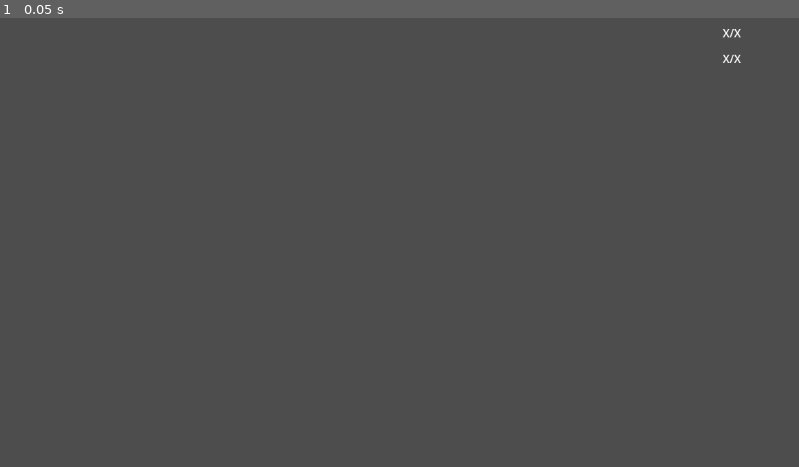
Above: before the commit, frame 1.
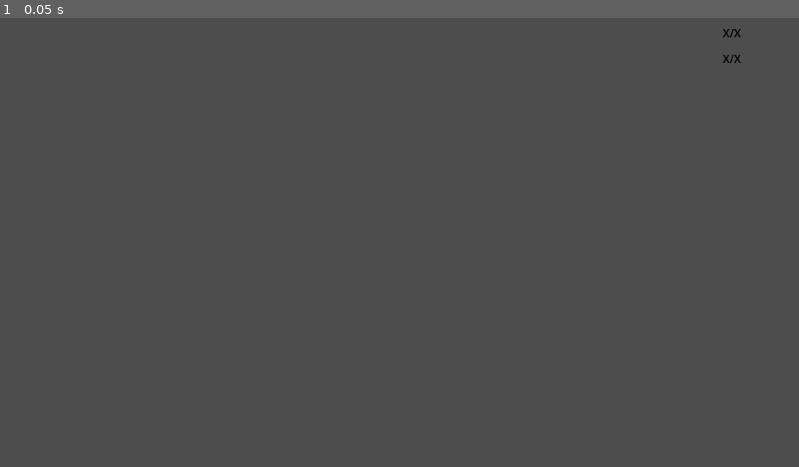
Above: after the commit, the same moment.

Repository: squirrelsoftcompany/LD54
Game: Godot game, scene res://_scenes/ui/InGameUI.tscn
Two runs of this game, one before a commit and one after it. Both use one fixed random seed, a clock stepped at 60 frames per second and the inputs below. This scene is started directly instead of the project's main scene.
Inputs:
- Up to frame 1 (0.05 s): no input

The runs differ from the first frame. In frame 1, less than 0.1% of the frame differs, in the area x 90-93%, y 2-11%.
Error after the commit: Parse Error: Identifier "_Global" not declared in the current scope. (res://scripts/InGameUI.gd:14)

Commit message:
Update InGameUI scene

Diff:
--- a/_scenes/ui/InGameUI.tscn
+++ b/_scenes/ui/InGameUI.tscn
@@ -1,17 +1,23 @@
-[gd_scene load_steps=5 format=3 uid="uid://d2kf23u1bayud"]
-
+[gd_scene load_steps=6 format=3 uid="uid://d2kf23u1bayud"]
+
+[ext_resource type="Script" path="res://scripts/InGameUI.gd" id="1_u7f4a"]
 [ext_resource type="Script" path="res://scripts/TutoPanel.gd" id="1_yvkub"]
 [ext_resource type="Script" path="res://scripts/LevelSummary.gd" id="2_nq8yg"]
 [ext_resource type="AudioStream" uid="uid://cqks73xmvndr6" path="res://resources/SoundEffects/bip.mp3" id="3_d80sy"]
 [ext_resource type="AudioStream" uid="uid://be2wftvlet4op" path="res://resources/SoundEffects/click.mp3" id="4_6uoe2"]
 
-[node name="InGameUI" type="Control"]
+[node name="InGameUI" type="Control" node_paths=PackedStringArray("arrivedMeepleScore", "goneMeepleScore")]
+process_mode = 3
 layout_mode = 3
 anchors_preset = 15
 anchor_right = 1.0
 anchor_bottom = 1.0
 grow_horizontal = 2
 grow_vertical = 2
+mouse_filter = 1
+script = ExtResource("1_u7f4a")
+arrivedMeepleScore = NodePath("MarginContainer/VBoxContainer/ArrivedMeepleScore/Label")
+goneMeepleScore = NodePath("MarginContainer/VBoxContainer/GoneMeepleScore/Label")
 
 [node name="MarginContainer" type="MarginContainer" parent="."]
 layout_mode = 1
@@ -28,20 +34,21 @@
 custom_minimum_size = Vector2(100, 60)
 layout_mode = 2
 
-[node name="GoodMeepleScore" type="HBoxContainer" parent="MarginContainer/VBoxContainer"]
-layout_mode = 2
-
-[node name="Label" type="Label" parent="MarginContainer/VBoxContainer/GoodMeepleScore"]
-layout_mode = 2
-text = "X/X"
-
-[node name="VSeparator" type="VSeparator" parent="MarginContainer/VBoxContainer/GoodMeepleScore"]
-visibility_layer = 0
-custom_minimum_size = Vector2(20, 0)
-layout_mode = 2
-size_flags_horizontal = 3
-
-[node name="TextureRect" type="TextureRect" parent="MarginContainer/VBoxContainer/GoodMeepleScore"]
+[node name="ArrivedMeepleScore" type="HBoxContainer" parent="MarginContainer/VBoxContainer"]
+layout_mode = 2
+
+[node name="Label" type="Label" parent="MarginContainer/VBoxContainer/ArrivedMeepleScore"]
+modulate = Color(0, 0, 0, 1)
+layout_mode = 2
+text = "X/X"
+
+[node name="VSeparator" type="VSeparator" parent="MarginContainer/VBoxContainer/ArrivedMeepleScore"]
+visibility_layer = 0
+custom_minimum_size = Vector2(20, 0)
+layout_mode = 2
+size_flags_horizontal = 3
+
+[node name="TextureRect" type="TextureRect" parent="MarginContainer/VBoxContainer/ArrivedMeepleScore"]
 layout_mode = 2
 
 [node name="HSeparator" type="HSeparator" parent="MarginContainer/VBoxContainer"]
@@ -49,20 +56,21 @@
 layout_mode = 2
 size_flags_vertical = 3
 
-[node name="BadMeepleScore" type="HBoxContainer" parent="MarginContainer/VBoxContainer"]
-layout_mode = 2
-
-[node name="Label" type="Label" parent="MarginContainer/VBoxContainer/BadMeepleScore"]
-layout_mode = 2
-text = "X/X"
-
-[node name="VSeparator" type="VSeparator" parent="MarginContainer/VBoxContainer/BadMeepleScore"]
-visibility_layer = 0
-custom_minimum_size = Vector2(20, 0)
-layout_mode = 2
-size_flags_horizontal = 3
-
-[node name="TextureRect" type="TextureRect" parent="MarginContainer/VBoxContainer/BadMeepleScore"]
+[node name="GoneMeepleScore" type="HBoxContainer" parent="MarginContainer/VBoxContainer"]
+layout_mode = 2
+
+[node name="Label" type="Label" parent="MarginContainer/VBoxContainer/GoneMeepleScore"]
+modulate = Color(0, 0, 0, 1)
+layout_mode = 2
+text = "X/X"
+
+[node name="VSeparator" type="VSeparator" parent="MarginContainer/VBoxContainer/GoneMeepleScore"]
+visibility_layer = 0
+custom_minimum_size = Vector2(20, 0)
+layout_mode = 2
+size_flags_horizontal = 3
+
+[node name="TextureRect" type="TextureRect" parent="MarginContainer/VBoxContainer/GoneMeepleScore"]
 layout_mode = 2
 
 [node name="TutoPanel" type="Panel" parent="." node_paths=PackedStringArray("previousButton", "nextButton", "quitButton", "tutoPage_0", "tutoPage_1", "tutoPage_2", "clickSound")]
--- a/_scenes/ui/MainMenuUI.tscn
+++ b/_scenes/ui/MainMenuUI.tscn
@@ -4,6 +4,7 @@
 [ext_resource type="AudioStream" uid="uid://cqks73xmvndr6" path="res://resources/SoundEffects/bip.mp3" id="2_1g5pk"]
 
 [node name="MainMenu" type="Control" node_paths=PackedStringArray("bipSound", "quitButton")]
+process_mode = 3
 layout_mode = 3
 anchors_preset = 15
 anchor_right = 1.0
--- /dev/null
+++ b/scripts/InGameUI.gd
@@ -0,0 +1,29 @@
+extends Control
+
+@export var arrivedMeepleScore : Label
+@export var goneMeepleScore : Label
+
+var currentArrivedMeeple
+var currentArrivedMeepleMax
+var currentGoneMeeple
+var currentGoneMeepleMax
+
+
+# Called when the node enters the scene tree for the first time.
+func _ready() -> void:
+	_Global.connect("update_ui",_on_update_ui)
+	#_Global.connect("update_ui",Callable(self, "_on_update_ui"))
+	pass
+
+
+# Called every frame. 'delta' is the elapsed time since the previous frame.
+func _process(delta: float) -> void:
+	pass
+
+func _on_update_ui() -> void:
+	currentArrivedMeeple = ProjectSettings.get_setting("specific/level/meeple_arrived")
+	currentArrivedMeepleMax = ProjectSettings.get_setting("specific/level/meeple_arrived_max")
+	currentGoneMeeple = ProjectSettings.get_setting("specific/level/meeple_gone")
+	currentGoneMeepleMax = ProjectSettings.get_setting("specific/level/meeple_gone_max")
+	arrivedMeepleScore.text = str(currentArrivedMeeple + "/" + currentArrivedMeepleMax)
+	goneMeepleScore.text = str(currentGoneMeeple + "/" + currentGoneMeepleMax)
